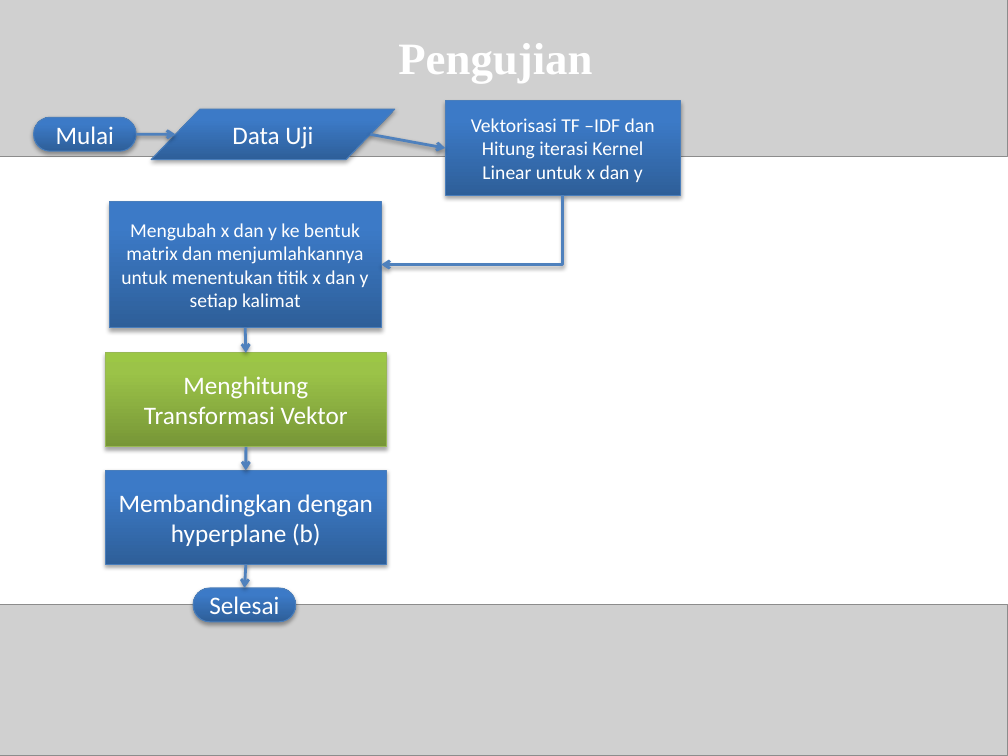
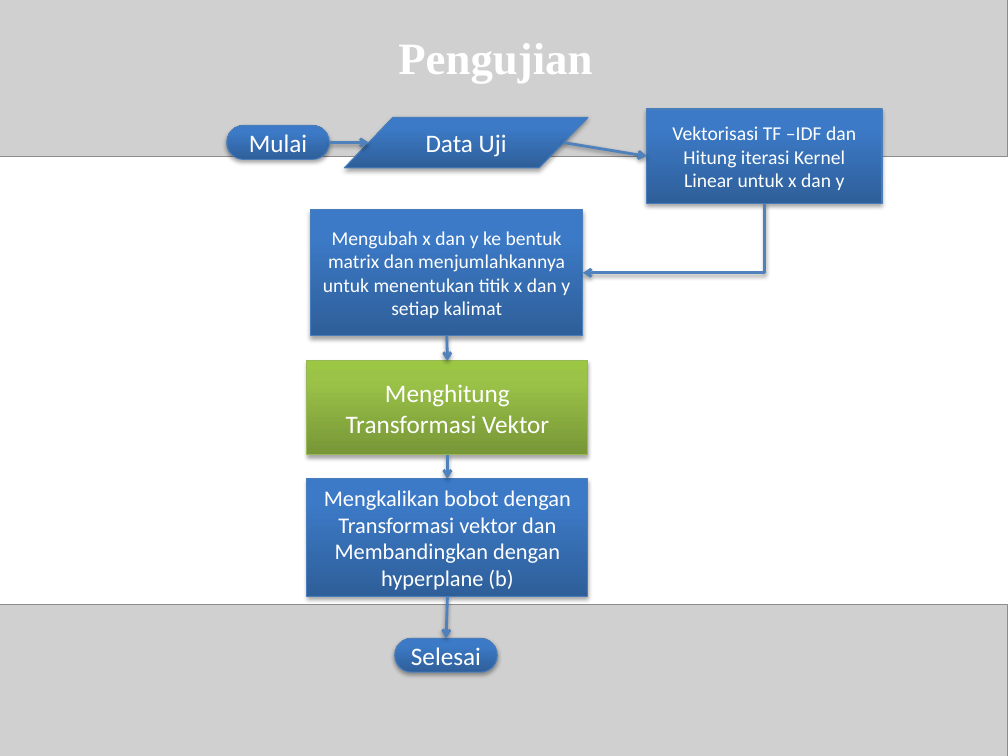
Before and after one commit to mzbudi/skripsi_roni, a slide deck: slide 11 of Sidang-Skripsi.pptx (slide 10 before the commit). Drawn at 1008x756 pixels with LibreOffice and Linux fonts; fonts in the diff are those of the drawing; grey boxes stand for pictures. Boxes give left, top, right and bottom in pixels: in the first picture for what was removed or moved away, otherwise in the second. Text is boxed around its words. In the diff, an @@ line names an element or a change of style, - is before the commit and + after.

```diff
--- a/Sidang-Skripsi.pptx
+++ b/Sidang-Skripsi.pptx
@@ 1 pill shape, 1 flow chart input output, 1 arrow: place and size @@
-1 pill shape, 1 flow chart input output, 1 arrow at (33, 109, 395, 159)
+1 pill shape, 1 flow chart input output, 1 arrow at (227, 117, 589, 167)
@@ arrow moved from (370, 134) - (446, 148) to (563, 142) - (647, 156) @@
@@ 3 rectangles, 2 arrows, 1 elbow arrow: place and size @@
-3 rectangles, 2 arrows, 1 elbow arrow at (106, 101, 680, 471)
+3 rectangles, 2 arrows, 1 elbow arrow at (307, 109, 882, 479)
@@ rectangle "Mengkalikan bobot dengan Transformasi vektor ...": place and size @@
-rectangle "Mengkalikan bobot dengan Transformasi vektor ..." at (106, 471, 387, 564)
+rectangle "Mengkalikan bobot dengan Transformasi vektor ..." at (307, 479, 589, 597)
@@ text in rectangle at (324, 490, 571, 590): text changed; size 18 to 16 pt @@
-Membandingkan dengan hyperplane (b)
+Mengkalikan bobot dengan Transformasi vektor dan Membandingkan dengan hyperplane (b)
@@ arrow moved from (246, 564) - (245, 588) to (448, 597) - (447, 638) @@
@@ pill shape "Selesai": place and size @@
-pill shape "Selesai" at (194, 588, 296, 622)
+pill shape "Selesai" at (395, 638, 498, 672)
```
Also in this commit, not shown: 5 other slides changed, 1 slide added, 24 other files.
